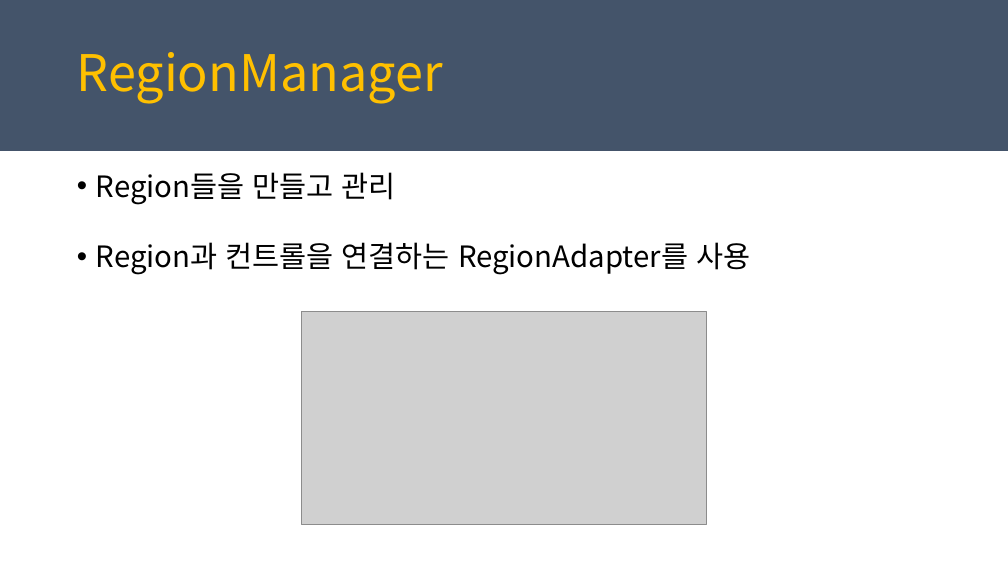
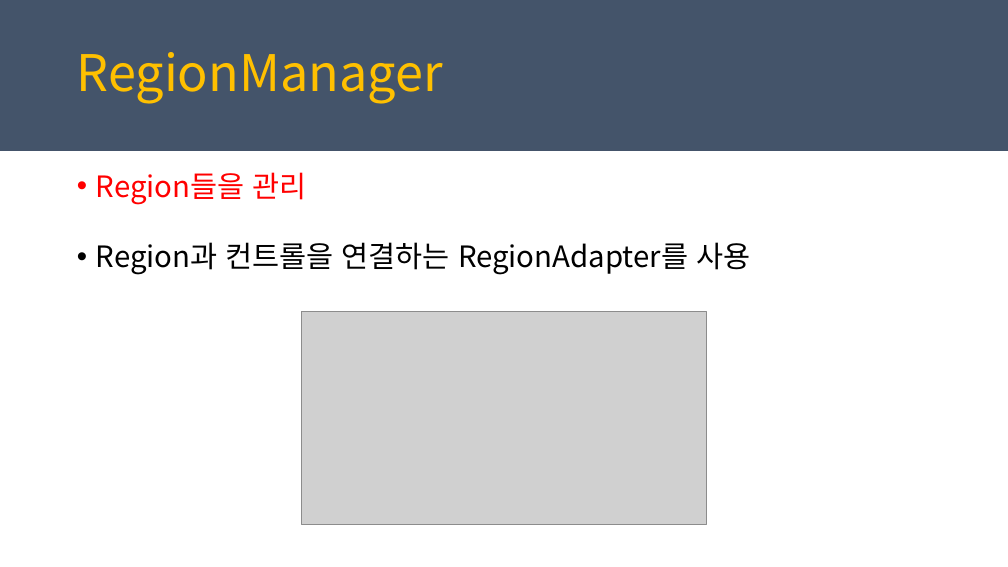
Before and after one commit to juniair/Summary-PPT, a slide deck: slide 21 of PRISM_최종.pptx (slide 17 before the commit). Drawn at 1008x567 pixels with LibreOffice and Linux fonts; fonts in the diff are those of the drawing; grey boxes stand for pictures. Boxes give left, top, right and bottom in pixels: in the first picture for what was removed or moved away, otherwise in the second. Text is boxed around its words. In the diff, an @@ line names an element or a change of style, - is before the commit and + after.

```diff
--- a/PRISM_최종.pptx
+++ b/PRISM_최종.pptx
@@ text at (96,172,307,205): text changed; text colour #000000 to #FF0000 @@
-• Region들을 만들고 관리
+• Region들을 관리
```
Also in this commit, not shown: 6 other slides changed, 28 slides added, 3 slides removed, 3 other files.
